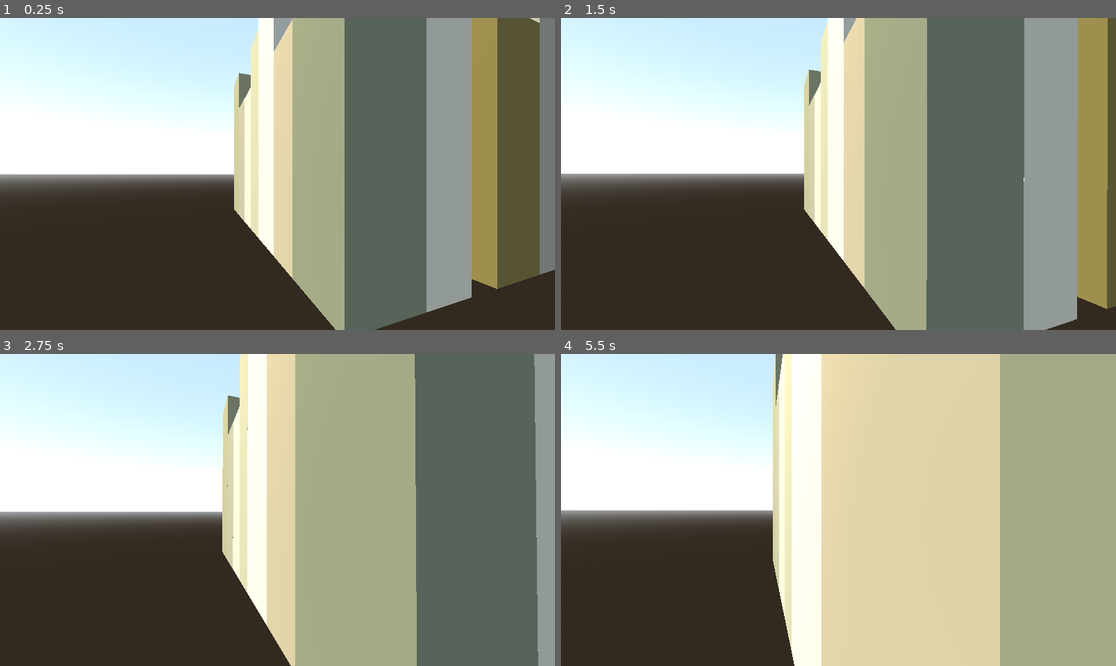
Above: before the commit, frames 1-4 (two rows, left to right).
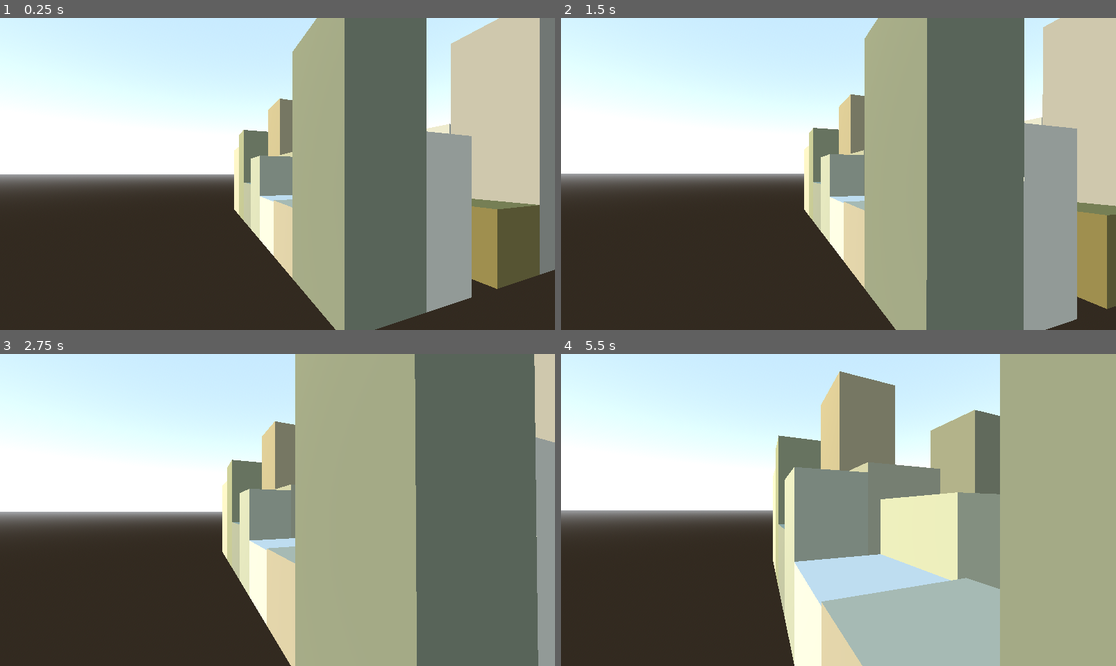
Above: after the commit, the same moments.

Repository: elemel/dronehattan-godot
Game: Godot game, scene res://root.tscn
Same seed, same stepped clock (60 frames per second), same inputs: the game is played once before the commit and once after it.
Inputs (mouse positions are in pixels of both pictures, inside the frame that each line leads up to):
- Up to frame 1 (0.25 s): no input
- Up to frame 2 (1.5 s): tap Enter at 0.5 s; move the mouse to (866, 174) at 0.52 s; hold W (move_forward) from 0.53 s (still down); move the mouse to (810, 174) at 1.27 s
- Up to frame 3 (2.75 s): keep holding W (move_forward); move the mouse to (288, 503) at 2.02 s
- Up to frame 4 (5.5 s): keep holding W (move_forward); move the mouse to (832, 516) at 2.77 s; move the mouse to (877, 513) at 3.52 s; move the mouse to (794, 506) at 4.27 s; move the mouse to (844, 510) at 5.02 s

The runs differ from the first frame. In frame 1, 16% of the frame differs, in the area x 42-98%, y 0-72%; in frame 2, 13%; in frame 3, 8.0%; in frame 4, 36%, in the area x 38-80%, y 0-100%.

Commit message:
Use volume size when generating city block

Diff:
--- a/city_block.gd
+++ b/city_block.gd
@@ -34,25 +34,26 @@
 				var size_2 = Vector2(rect.size.x, rect.size.y - size_1.y)
 				stack.push_back(Rect2(position_2, size_2))
 		else:
-			var height = rng.randfn(150, 30)
+			var height = rng.randfn(volumeMesh.size.y, 30)
 
-			var mesh = BoxMesh.new()
-			mesh.size = Vector3(rect.size.x, height, rect.size.y)
+			if height > 10:
+				var mesh = BoxMesh.new()
+				mesh.size = Vector3(rect.size.x, height, rect.size.y)
 
-			var mesh_instance = MeshInstance3D.new()
-			mesh_instance.mesh = mesh
-			mesh_instance.position = Vector3(rect.position.x + 0.5 * rect.size.x, 0.5 * height, rect.position.y + 0.5 * rect.size.y)
+				var mesh_instance = MeshInstance3D.new()
+				mesh_instance.mesh = mesh
+				mesh_instance.position = Vector3(rect.position.x + 0.5 * rect.size.x, 0.5 * height, rect.position.y + 0.5 * rect.size.y)
 
-			var hue = rng.randfn(0.3, 0.05)
-			var saturation = rng.randfn(0.2, 0.1)
-			var lightness = rng.randfn(0.8, 0.1)
-			var color = Color.from_ok_hsl(hue, saturation, lightness)
+				var hue = rng.randfn(0.3, 0.05)
+				var saturation = rng.randfn(0.2, 0.1)
+				var lightness = rng.randfn(0.8, 0.1)
+				var color = Color.from_ok_hsl(hue, saturation, lightness)
 
-			var material = StandardMaterial3D.new()
-			material.albedo_color = color
-			mesh_instance.set_surface_override_material(0, material)
+				var material = StandardMaterial3D.new()
+				material.albedo_color = color
+				mesh_instance.set_surface_override_material(0, material)
 
-			add_child(mesh_instance)
+				add_child(mesh_instance)
 
 # Called every frame. 'delta' is the elapsed time since the previous frame.
 func _process(delta):
